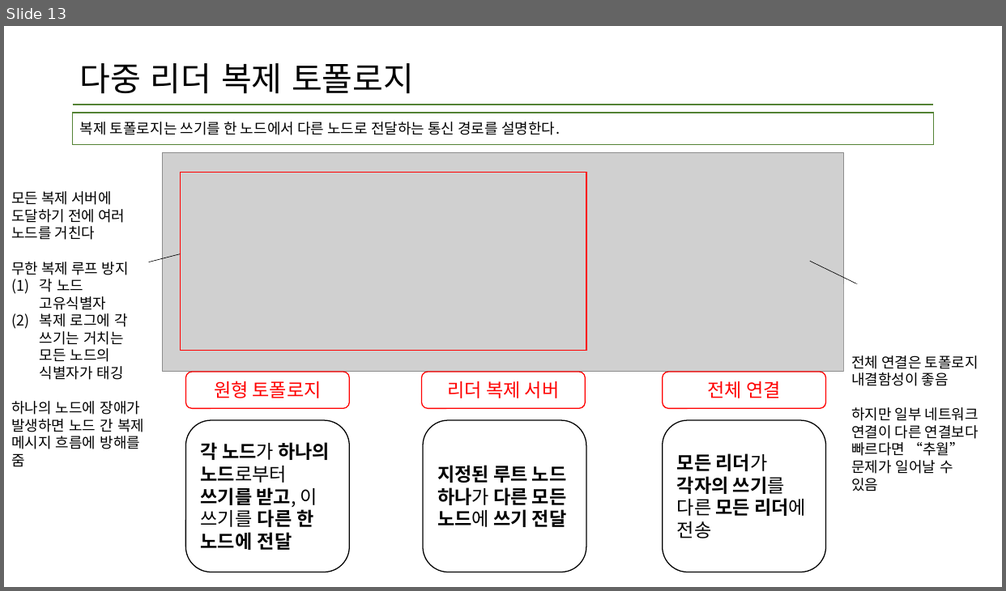
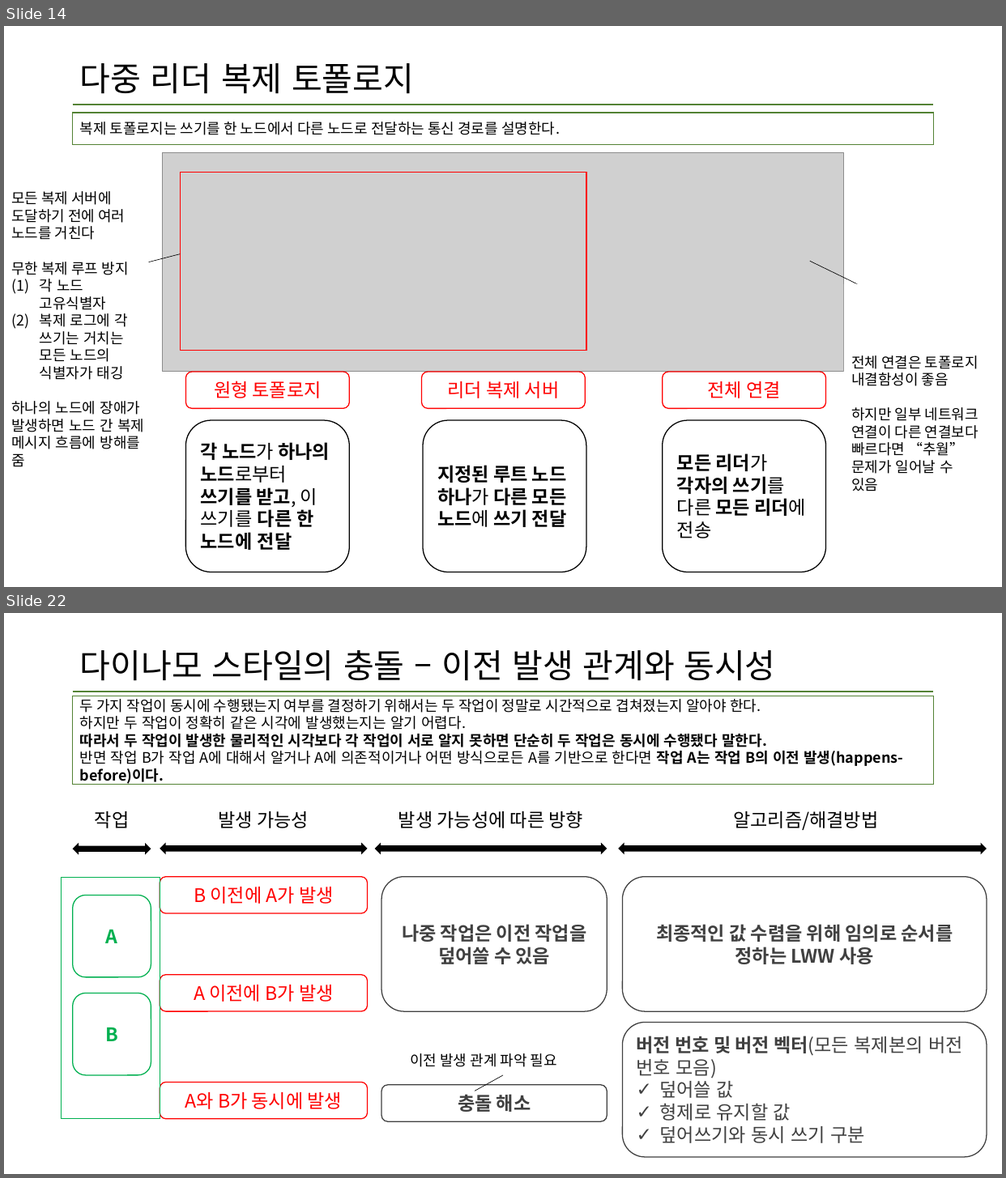
Before and after one commit to data-system-wiki/designing-data-intensive-applications, a slide deck: resources/chapter 5 summary.pptx. Shown one above the other, each under a label of ours: slide 13 before the commit, slides 14 and 22 after it; the slides between them are not shown. The pictures are 1006x591 and 1006x1178 pixels, drawn with LibreOffice and Linux fonts; fonts in the diff are those of the drawing; grey boxes stand for pictures. Boxes give left, top, right and bottom in pixels: in the first picture for what was removed or moved away, otherwise in the second. Text is boxed around its words. In the diff, an @@ line names an element or a change of style, - is before the commit and + after.

```diff
--- a/resources/chapter 5 summary.pptx
+++ b/resources/chapter 5 summary.pptx
@@ slide 22 added at (4, 613, 1002, 1174), background #FFFFFF; not listed: 1 template element that a slide beside it also shows @@
@@ title added at (80, 650, 775, 681), 32 pt, text #000000 @@
+다이나모 스타일의 충돌 – 이전 발생 관계와 동시성
@@ rectangle added at (73, 696, 934, 785), outline #538234 1 pt, 14 pt, text #000000 @@
+두 가지 작업이 동시에 수행됐는지 여부를 결정하기 위해서는 두 작업이 정말로 시간적으로 겹쳐졌는지 알아야 한다.
+하지만 두 작업이 정확히 같은 시각에 발생했는지는 알기 어렵다.
+따라서 두 작업이 발생한 물리적인 시각보다 각 작업이 서로 알지 못하면 단순히 두 작업은 동시에 수행됐다 말한다.
+반면 작업 B가 작업 A에 대해서 알거나 A에 의존적이거나 어떤 방식으로든 A를 기반으로 한다면 작업 A는 작업 B의 이전 발생(happens-before)이다.
@@ text added at (95, 811, 129, 828), 18 pt, text #000000 @@
+작업
@@ text added at (219, 811, 309, 828), 18 pt, text #000000 @@
+발생 가능성
@@ text added at (398, 811, 583, 828), 18 pt, text #000000 @@
+발생 가능성에 따른 방향
@@ text added at (733, 811, 878, 830), 18 pt, text #000000 @@
+알고리즘/해결방법
@@ left right arrow added at (73, 843, 151, 855), fill #000000 @@
@@ left right arrow added at (160, 843, 367, 855), fill #000000 @@
@@ left right arrow added at (374, 843, 607, 855), fill #000000 @@
@@ left right arrow added at (619, 843, 987, 855), fill #000000 @@
@@ rectangle added at (61, 877, 160, 1119), outline #00B050 1 pt @@
@@ rounded rectangle added at (160, 877, 367, 914), outline #FF0000 1 pt, 18 pt, text #FF0000 @@
+B 이전에 A가 발생
@@ rounded rectangle added at (381, 877, 607, 1012), outline #404040 1 pt, 18 pt, text #404040, bold @@
+나중 작업은 이전 작업을 덮어쓸 수 있음
@@ rounded rectangle added at (622, 877, 987, 1012), outline #404040 1 pt, 18 pt, text #404040, bold @@
+최종적인 값 수렴을 위해 임의로 순서를 정하는 LWW 사용
@@ rounded rectangle added at (73, 895, 151, 977), fill #FFFFFF, outline #00B050 1 pt, 18 pt, text #00B050, bold @@
+A
@@ rounded rectangle added at (160, 975, 367, 1012), outline #FF0000 1 pt, 18 pt, text #FF0000 @@
+A 이전에 B가 발생
@@ rounded rectangle added at (73, 994, 151, 1076), fill #FFFFFF, outline #00B050 1 pt, 18 pt, text #00B050, bold @@
+B
@@ rounded rectangle added at (622, 1023, 987, 1157), outline #404040 1 pt, 18 pt, text #404040 @@
+버전 번호 및 버전 벡터(모든 복제본의 버전 번호 모음)
+✓ 덮어쓸 값
+✓ 형제로 유지할 값
+✓ 덮어쓰기와 동시 쓰기 구분
@@ text added at (410, 1054, 557, 1067), 14 pt, text #000000 @@
+이전 발생 관계 파악 필요
@@ rounded rectangle added at (160, 1082, 367, 1119), outline #FF0000 1 pt, 18 pt, text #FF0000 @@
+A와 B가 동시에 발생
@@ rounded rectangle added at (381, 1085, 607, 1122), outline #404040 1 pt, 18 pt, text #404040, bold @@
+충돌 해소
@@ line added from (475, 1092) to (503, 1076), #000000 0.5 pt @@
@@ what was slide 13 is now slide 14 @@
```
Also in this commit, not shown: 2 slides changed, 10 other slides added.
